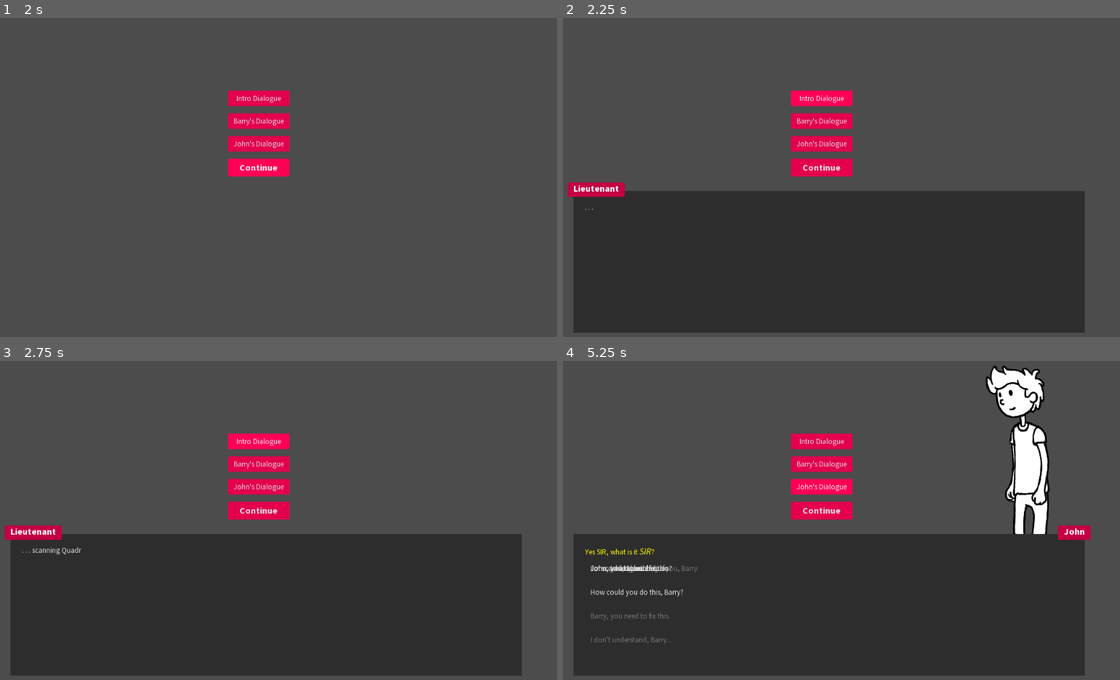
Above: before the commit, frames 1-4 (two rows, left to right).
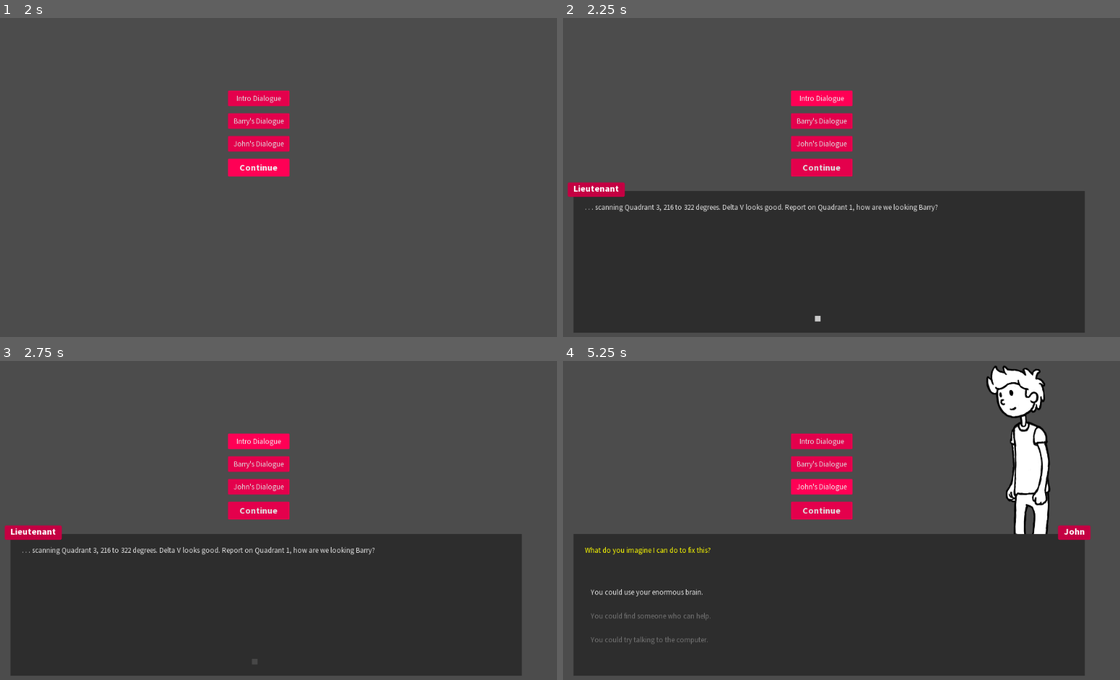
Above: after the commit, the same moments.

Repository: s3775599/BITS-clone
Game: Godot game, scene res://Main.tscn
The game is run twice, just before and just after one commit, with the same random seed, the same clock (stepped at 60 frames per second) and the same inputs.
Inputs:
- Up to frame 1 (2 s): click "Continue" at 0.5 s; click "Continue" at 1.25 s
- Up to frame 2 (2.25 s): click "Intro Dialogue" at 2 s
- Up to frame 3 (2.75 s): no input
- Up to frame 4 (5.25 s): click "Barry's Dialogue" at 2.75 s; click "John's Dialogue" at 3.5 s; tap Enter (ui_accept) at 4.25, 4.35, 4.52, 4.82, 5.1 s; hold Up (ui_up) 4.28-5.03 s; hold Down (ui_down) from 5.03 s (still down)

Frame 1 is identical in both runs. In frame 2, 0.6% of the frame differs, in the area x 5-68%, y 58-96%; in frame 3, 0.5%; in frame 4, 1.9%, in the area x 3-88%, y 1-89%.

Commit message:
added listener for enter key
in ui.gd

Diff:
--- a/dialogue-engine-test/ui.gd
+++ b/dialogue-engine-test/ui.gd
@@ -18,6 +18,11 @@
 
 func press_next():
 	dialogue.next()
+
+#Function to listen out for enter key
+func _process(delta):
+	if Input.is_action_just_released("ui_accept"):
+		dialogue.next()
 
 
 func init_a():
